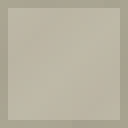
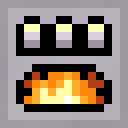
Layer changes from the first 128 x 128 image to the second:
showed "Alloy Active" over [16, 16, 112, 112]
hid "Productivity" over [0, 0, 128, 128]
